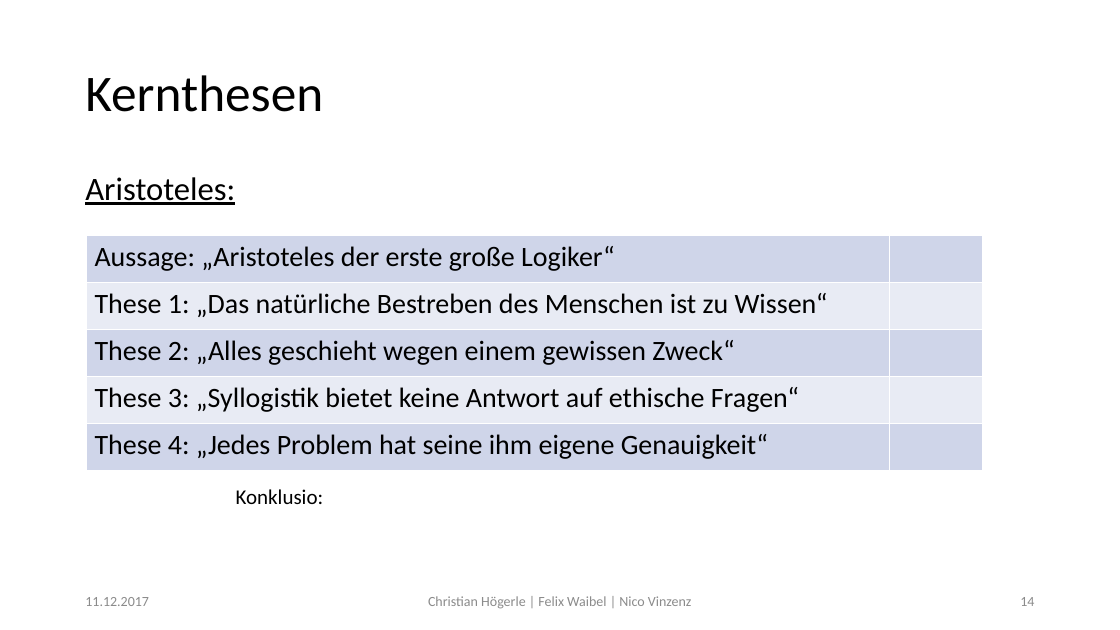
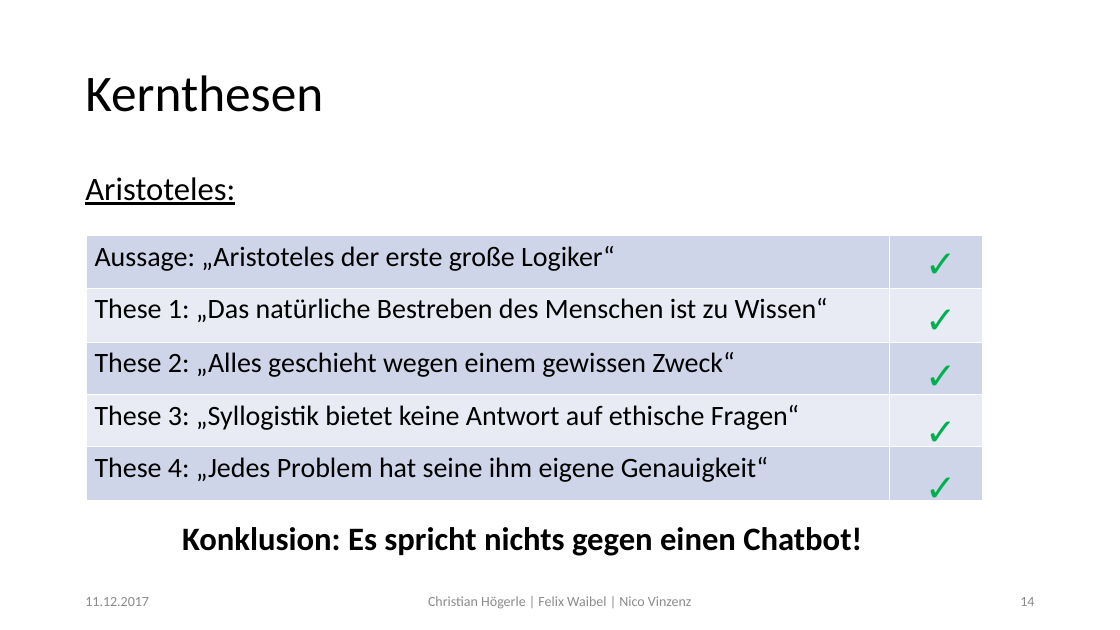
Before and after one commit to Fewa93/Berufsethik, a slide deck: slide 14 of Präsentation/Berufsethik.pptx. Drawn at 1120x630 pixels with LibreOffice and Linux fonts; fonts in the diff are those of the drawing. Boxes give left, top, right and bottom in pixels: in the first picture for what was removed or moved away, otherwise in the second. Text is boxed around its words. In the diff, an @@ line names an element or a change of style, - is before the commit and + after.

```diff
--- a/Präsentation/Berufsethik.pptx
+++ b/Präsentation/Berufsethik.pptx
@@ table: place and size @@
-table at bbox=[87, 236, 983, 471]
+table at bbox=[87, 236, 983, 502]
@@ text added at bbox=[918, 236, 956, 315], 32 pt, text #00B050 @@
+✓
@@ text added at bbox=[918, 292, 956, 371], 32 pt, text #00B050 @@
+✓
@@ text added at bbox=[918, 348, 956, 427], 32 pt, text #00B050 @@
+✓
@@ text added at bbox=[918, 404, 956, 483], 32 pt, text #00B050 @@
+✓
@@ text added at bbox=[918, 460, 956, 539], 32 pt, text #00B050 @@
+✓
@@ text at bbox=[182, 527, 862, 556]: text changed; size 18 to 28 pt; bold on @@
-Konklusio:
+Konklusion: Es spricht nichts gegen einen Chatbot!
```
Also in this commit, not shown: 2 other slides changed.
